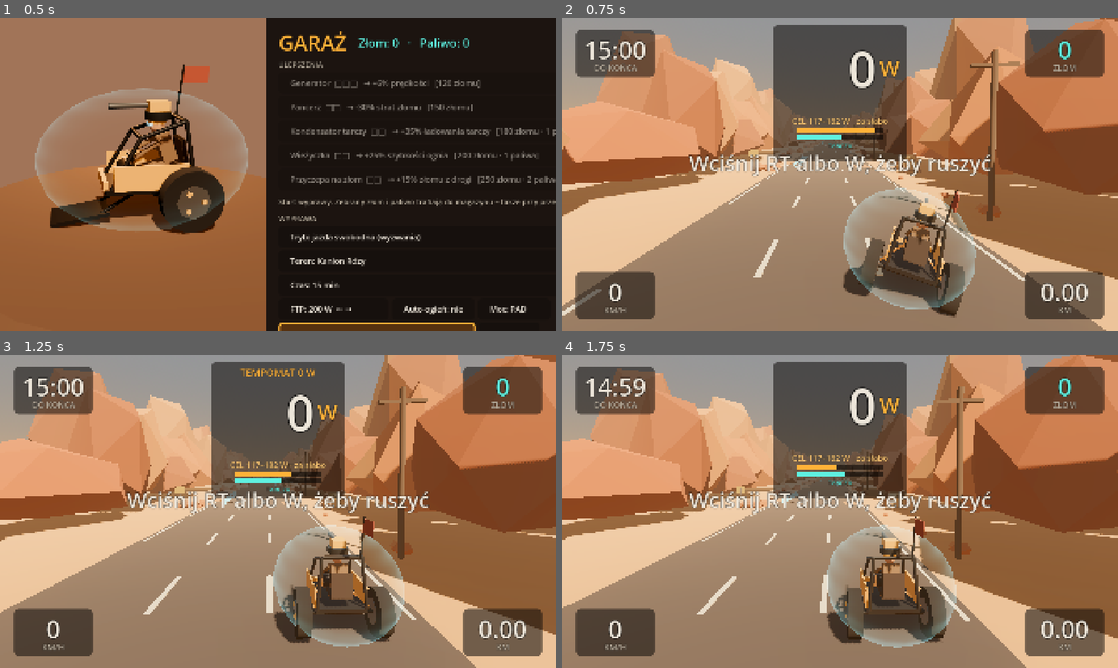
Above: before the commit, frames 1-4 (two rows, left to right).
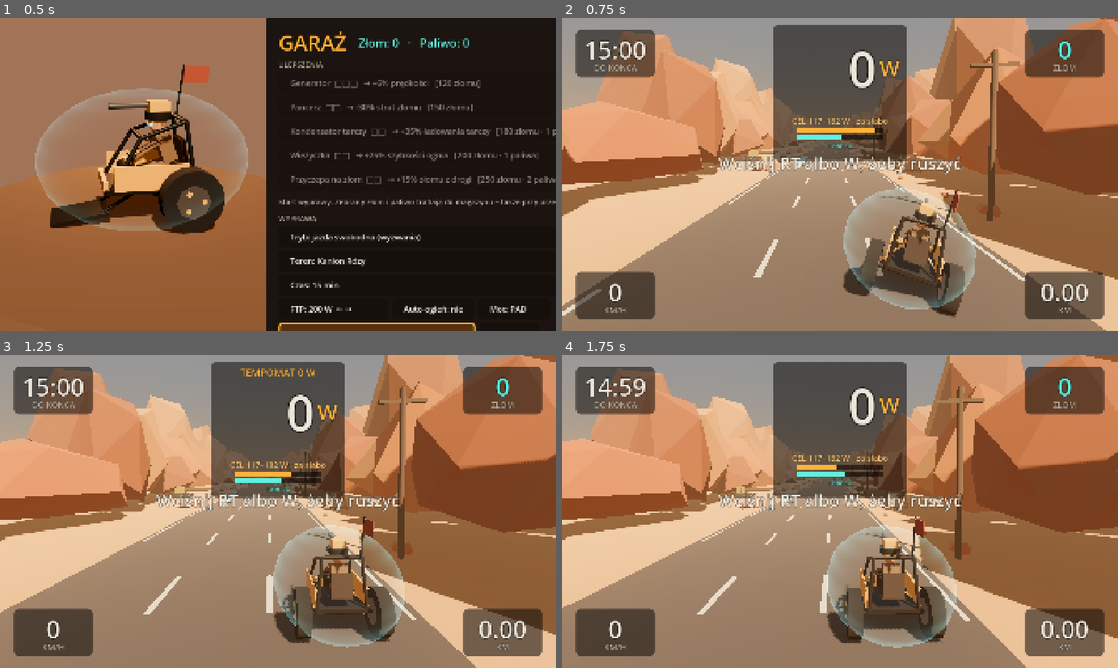
Above: after the commit, the same moments.

Repository: michalrewak/trainer-game
Game: Godot game, scene res://scenes/ui/garage.tscn
Two runs of this game, one before a commit and one after it. Both use one fixed random seed, a clock stepped at 60 frames per second and the inputs below.
Inputs (mouse positions are in pixels of both pictures, inside the frame that each line leads up to):
- Up to frame 1 (0.5 s): no input
- Up to frame 2 (0.75 s): tap Enter (ui_accept) at 0.5 s; move the mouse to (962, 158) at 0.52 s; hold D (lane_right) from 0.53 s (still down); tap Keypad Enter at 0.6 s; click (962, 158) at 0.67 s
- Up to frame 3 (1.25 s): keep holding D (lane_right); tap Enter (ui_accept) at 0.77, 1.07 s; tap Space at 0.8 s
- Up to frame 4 (1.75 s): move the mouse to (728, 527) at 1.27 s; release D (lane_right) at 1.28 s; hold Down from 1.28 s (still down); tap Space at 1.35 s; tap Enter (ui_accept) at 1.52, 1.55 s

Frame 1 is identical in both runs. In frame 2, 1.6% of the frame differs, in the area x 22-78%, y 43-51%; in frame 3, 1.6%; in frame 4, 1.6%.

Commit message:
poprawki z review etapu 1: znikający buggy, A/B w menu, pauza
- B1: po zderzeniu buggy znikał do końca wyprawy (miganie kończyło się
  ukryciem) – teraz zawsze wraca widoczny; test regresji
- B2: w Godot 4.7 ui_accept/ui_cancel nie mają przycisków pada – dodane A/B
  (sam pad obsłuży teraz wszystkie menu); test
- B3: wznowienie Startem/Esc od razu znów pauzowało – pauza przez zdarzenie
  w _unhandled_input zamiast odpytywania w _process
- M2: długie komunikaty HUD zawijane zamiast ucinane na 16:9

Co-Authored-By: Claude Opus 5.5 <noreply@anthropic.com>

Diff:
--- a/game/project.godot
+++ b/game/project.godot
@@ -30,6 +30,20 @@
 
 [input]
 
+ui_accept={
+"deadzone": 0.5,
+"events": [Object(InputEventKey,"resource_local_to_scene":false,"resource_name":"","device":-1,"window_id":0,"alt_pressed":false,"shift_pressed":false,"ctrl_pressed":false,"meta_pressed":false,"pressed":false,"keycode":0,"physical_keycode":4194309,"key_label":0,"unicode":0,"location":0,"echo":false,"script":null)
+, Object(InputEventKey,"resource_local_to_scene":false,"resource_name":"","device":-1,"window_id":0,"alt_pressed":false,"shift_pressed":false,"ctrl_pressed":false,"meta_pressed":false,"pressed":false,"keycode":0,"physical_keycode":4194310,"key_label":0,"unicode":0,"location":0,"echo":false,"script":null)
+, Object(InputEventKey,"resource_local_to_scene":false,"resource_name":"","device":-1,"window_id":0,"alt_pressed":false,"shift_pressed":false,"ctrl_pressed":false,"meta_pressed":false,"pressed":false,"keycode":0,"physical_keycode":32,"key_label":0,"unicode":0,"location":0,"echo":false,"script":null)
+, Object(InputEventJoypadButton,"resource_local_to_scene":false,"resource_name":"","device":-1,"button_index":0,"pressure":0.0,"pressed":false,"script":null)
+]
+}
+ui_cancel={
+"deadzone": 0.5,
+"events": [Object(InputEventKey,"resource_local_to_scene":false,"resource_name":"","device":-1,"window_id":0,"alt_pressed":false,"shift_pressed":false,"ctrl_pressed":false,"meta_pressed":false,"pressed":false,"keycode":0,"physical_keycode":4194305,"key_label":0,"unicode":0,"location":0,"echo":false,"script":null)
+, Object(InputEventJoypadButton,"resource_local_to_scene":false,"resource_name":"","device":-1,"button_index":1,"pressure":0.0,"pressed":false,"script":null)
+]
+}
 power_trigger={
 "deadzone": 0.05,
 "events": [Object(InputEventJoypadMotion,"resource_local_to_scene":false,"resource_name":"","device":-1,"axis":5,"axis_value":1.0,"script":null)
--- a/game/scripts/run/run_controller.gd
+++ b/game/scripts/run/run_controller.gd
@@ -74,10 +74,15 @@
 				_commit(true)
 
 
+## Pauza przez zdarzenie (nie odpytywanie w _process): to samo wciśnięcie, które wznawia
+## grę w menu pauzy, nie może jej od razu znowu zapauzować.
+func _unhandled_input(event: InputEvent) -> void:
+	if _state == State.RIDING and event.is_action_pressed(&"pause"):
+		get_viewport().set_input_as_handled()
+		_pause("")
+
+
 func _ride(delta: float) -> void:
-	if Input.is_action_just_pressed(&"pause"):
-		_pause("")
-		return
 	power.update(delta)
 	for notice in power.take_notices():
 		hud.show_message(notice, 5.0)
--- a/game/scripts/ui/hud.gd
+++ b/game/scripts/ui/hud.gd
@@ -336,7 +336,10 @@
 	_root.add_child(_threat_right)
 
 	# Komunikaty na środku i wyskakujące „-N ZŁOMU”.
-	_message = UiStyle.label("", 72, Palette.UI_TEXT, HORIZONTAL_ALIGNMENT_CENTER)
+	_message = UiStyle.label("", 58, Palette.UI_TEXT, HORIZONTAL_ALIGNMENT_CENTER)
+	# Długie komunikaty (np. o cyfrowym triggerze) zawijamy, zamiast ucinać na 16:9.
+	_message.autowrap_mode = TextServer.AUTOWRAP_WORD_SMART
+	_message.custom_minimum_size = Vector2(1500, 0)
 	_message.set_anchors_preset(Control.PRESET_CENTER)
 	_message.grow_horizontal = Control.GROW_DIRECTION_BOTH
 	_message.grow_vertical = Control.GROW_DIRECTION_BOTH
--- a/game/scripts/ui/pause_menu.gd
+++ b/game/scripts/ui/pause_menu.gd
@@ -67,4 +67,4 @@
 	_end = UiStyle.button("ZAKOŃCZ WYPRAWĘ (zapisz złom)")
 	_end.pressed.connect(func() -> void: end_requested.emit())
 	col.add_child(_end)
-	col.add_child(UiStyle.label("Start / Esc – wróć do jazdy", 32, Palette.UI_DIM, HORIZONTAL_ALIGNMENT_CENTER))
+	col.add_child(UiStyle.label("Start / B / Esc – wróć do jazdy   ·   A – wybierz", 32, Palette.UI_DIM, HORIZONTAL_ALIGNMENT_CENTER))
--- a/game/scripts/view/buggy_view.gd
+++ b/game/scripts/view/buggy_view.gd
@@ -59,7 +59,8 @@
 	# Błysk po uderzeniu.
 	if _flash > 0.0:
 		_flash = maxf(0.0, _flash - delta)
-		_body.visible = fmod(_flash, 0.14) > 0.05
+		# Po końcu migania pojazd MUSI być widoczny (wcześniej znikał na resztę wyprawy).
+		_body.visible = _flash <= 0.0 or fmod(_flash, 0.14) > 0.05
 
 
 func on_hit() -> void:
--- /dev/null
+++ b/game/tests/unit/test_views.gd
@@ -0,0 +1,30 @@
+extends TestCase
+## Testy widoków w drzewie sceny (headless) – regresje znalezione w review etapu 1.
+
+
+func test_buggy_visible_again_after_hit_flash() -> void:
+	var tree := Engine.get_main_loop() as SceneTree
+	var view := BuggyView.new()
+	tree.root.add_child(view)
+	var sim := RunSimulation.new(60.0, 1)
+	view.on_hit()
+	var t := 0.0
+	while t < 2.0:
+		view.sync(sim, 85.0, 200.0, 1.0 / 60.0)
+		t += 1.0 / 60.0
+	var body := view.get_node("Body") as Node3D
+	assert_true(body.visible, "pojazd widoczny po zakończeniu migania")
+	view.free()
+
+
+func test_menu_actions_have_pad_buttons() -> void:
+	var has_a := false
+	for e in InputMap.action_get_events(&"ui_accept"):
+		if e is InputEventJoypadButton and e.button_index == JOY_BUTTON_A:
+			has_a = true
+	var has_b := false
+	for e in InputMap.action_get_events(&"ui_cancel"):
+		if e is InputEventJoypadButton and e.button_index == JOY_BUTTON_B:
+			has_b = true
+	assert_true(has_a, "A zatwierdza w menu")
+	assert_true(has_b, "B cofa w menu")
--- a/game/tools/generate_input_map.gd
+++ b/game/tools/generate_input_map.gd
@@ -10,6 +10,9 @@
 
 func _initialize() -> void:
 	var actions := {
+		# Menu: w Godot 4.7 domyślne ui_accept/ui_cancel nie mają przycisków pada – dodajemy A/B.
+		"ui_accept": _action(0.5, [_key(KEY_ENTER), _key(KEY_KP_ENTER), _key(KEY_SPACE), _button(JOY_BUTTON_A)]),
+		"ui_cancel": _action(0.5, [_key(KEY_ESCAPE), _button(JOY_BUTTON_B)]),
 		# Moc (symulacja na padzie): prawy trigger analogowy 0..1 -> 0..350 W.
 		"power_trigger": _action(0.05, [_axis(JOY_AXIS_TRIGGER_RIGHT, 1.0)]),
 		# Tempomat na LB: lewy palec wskazujący jest wolny, prawy trzyma RT, kciuki zostają
Not shown, added: game/tests/unit/test_views.gd.uid
